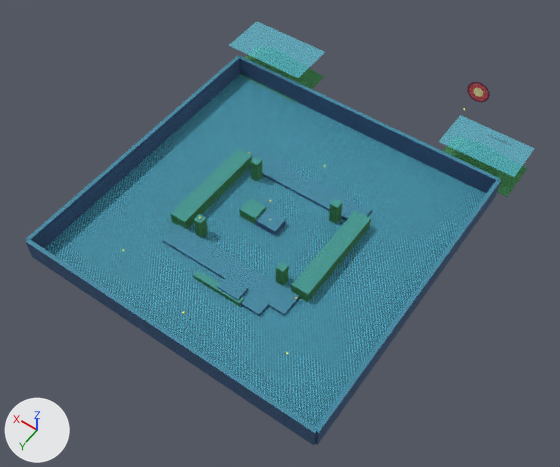
An edit to the glTF model assets/models/levels/sunken-temple.glb, drawn before and after from the same camera.
Rendered twice from a 50 mm camera at (-47.6, 64.0, 99.6) aimed at (-2.2, 0.4, -0.3). The lights are fixed; the arrows at lower left show +X, +Y and +Z. The picture after the commit comes second. Objects named as collision shapes, trigger or cutter boxes, shadow casters or lower levels of detail are left out.

Names of what the first picture shows: 'ART_sunken-temple_distant_jungle_mound_west', 'ART_sunken-temple_east_ruins', 'ART_sunken-temple_north_ruins', 'ART_sunken-temple_south_ruins', 'ART_sunken-temple_west_ruins', 'WALKABLE_sunken-temple_distant_jungle_mound_east', 'WALKABLE_sunken-temple_distant_jungle_mound_west', 'WALKABLE_sunken-temple_flooded_temple_floor', 'WALKABLE_sunken-temple_left_broken_wall', 'WALKABLE_sunken-temple_raised_walkway_north', 'WALKABLE_sunken-temple_raised_walkway_south', 'WALKABLE_sunken-temple_south_ruins' and 27 more.
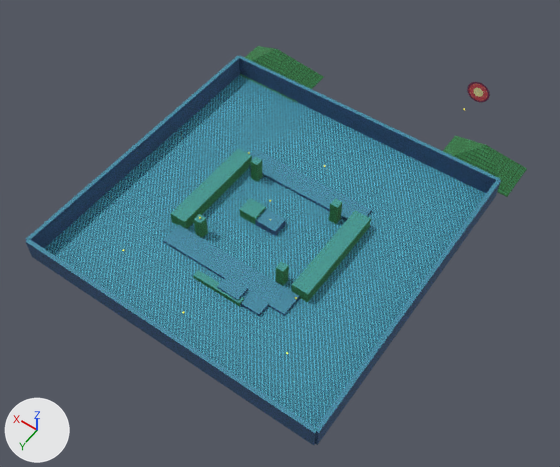
Edits to the bpy script that builds the scene:
```text
Remove ob_walkable_sunken_temple_distant_jungle_mound_west:
    ob_walkable_sunken_temple_distant_jungle_mound_west = bpy.data.objects.new('WALKABLE_sunken-temple_distant_jungle_mound_west', me_walkable_sunken_temple_distant_jungle_mound_west)
    ob_walkable_sunken_temple_distant_jungle_mound_west.location = (0.0, 0.0, 0.0)
Remove ob_walkable_sunken_temple_distant_jungle_mound_east:
    ob_walkable_sunken_temple_distant_jungle_mound_east = bpy.data.objects.new('WALKABLE_sunken-temple_distant_jungle_mound_east', me_walkable_sunken_temple_distant_jungle_mound_east)
    ob_walkable_sunken_temple_distant_jungle_mound_east.location = (0.0, 0.0, 0.0)
```

Where the change shows, as pixel boxes (x1, y1, x2, y2) in the pictures (560 x 467 px):
'WALKABLE_sunken-temple_distant_jungle_mound_west', deleted
    before: (438, 115, 535, 177)
'WALKABLE_sunken-temple_distant_jungle_mound_east', deleted
    before: (228, 22, 325, 78)
